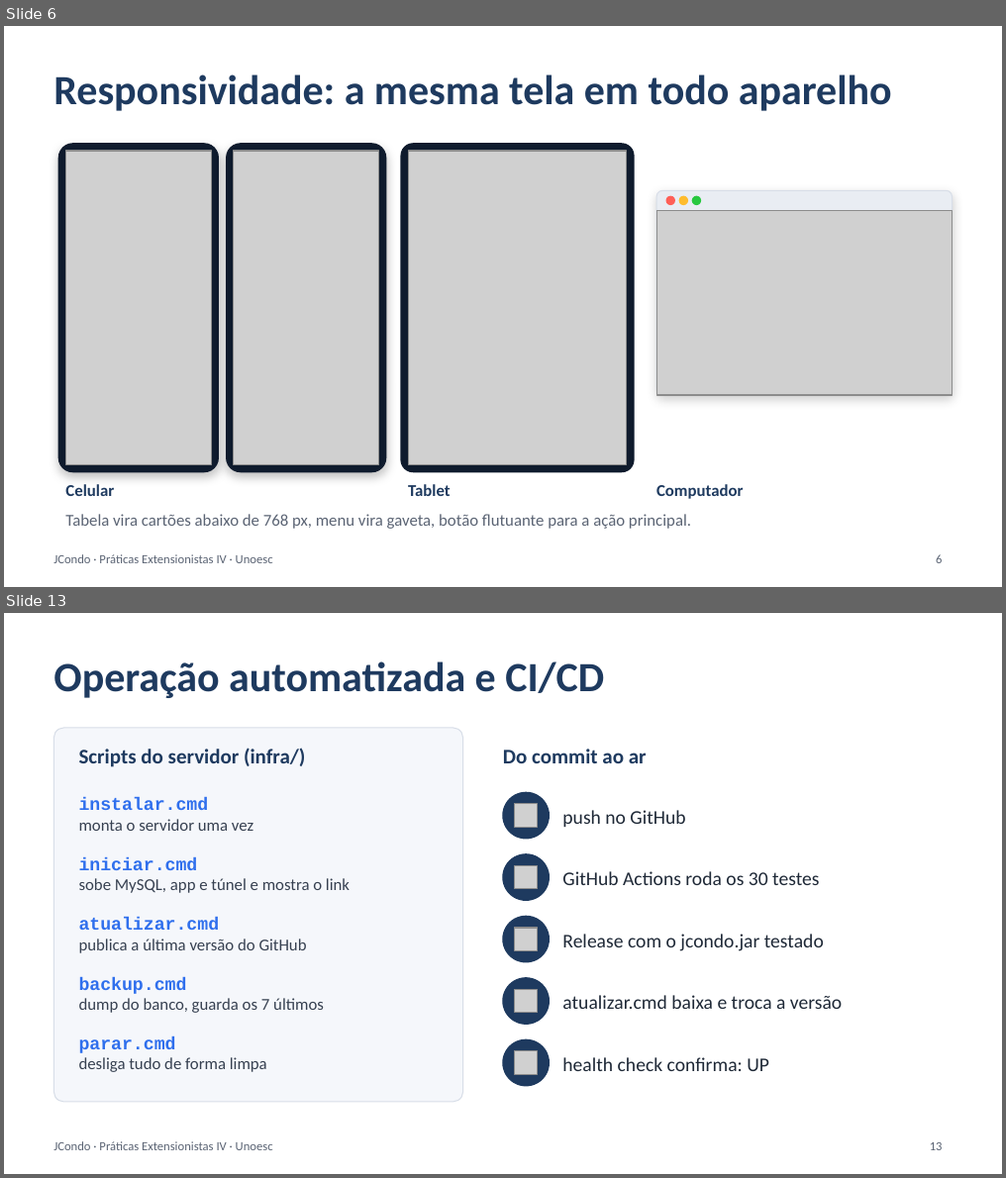
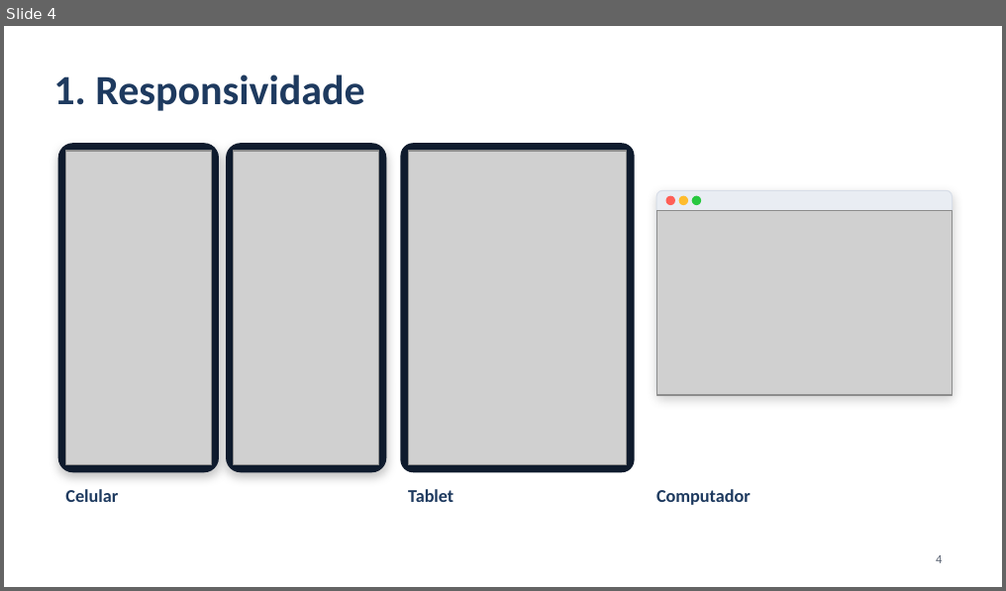
Before and after one commit to jorgensc/PEIV-Entrega2, a slide deck: doc/PE-IV-Jcondo-Apresentacao.pptx. Shown one above the other, each under a label of ours: slides 6 and 13 before the commit, slide 4 after it; the slides between them are not shown. The pictures are 1006x1178 and 1006x591 pixels, drawn with LibreOffice and Linux fonts; fonts in the diff are those of the drawing; grey boxes stand for pictures. Boxes give left, top, right and bottom in pixels: in the first picture for what was removed or moved away, otherwise in the second. Text is boxed around its words. In the diff, an @@ line names an element or a change of style, - is before the commit and + after.

```diff
--- a/doc/PE-IV-Jcondo-Apresentacao.pptx
+++ b/doc/PE-IV-Jcondo-Apresentacao.pptx
@@ slide 13 removed at <box>4,613,1002,1174</box>, background #FFFFFF; not listed: 1 template element that a slide beside it also shows @@
@@ title removed at <box>54,662,604,698</box> @@
-Operação automatizada e CI/CD
@@ rounded rectangle removed at <box>54,728,463,1102</box> @@
@@ text removed at <box>79,748,305,767</box> @@
-Scripts do servidor (infra/)
@@ text removed at <box>503,749,647,763</box> @@
-Do commit ao ar
@@ text removed at <box>79,797,253,831</box> @@
-instalar.cmd
-monta o servidor uma vez
@@ ellipse removed at <box>503,792,548,839</box> @@
@@ picture removed at <box>515,805,538,828</box> @@
@@ text removed at <box>562,810,685,827</box> @@
-push no GitHub
@@ text removed at <box>79,858,350,893</box> @@
-iniciar.cmd
-sobe MySQL, app e túnel e mostra o link
@@ ellipse removed at <box>503,855,548,900</box> @@
@@ picture removed at <box>515,866,538,889</box> @@
@@ text removed at <box>562,871,819,885</box> @@
-GitHub Actions roda os 30 testes
@@ text removed at <box>79,917,307,954</box> @@
-atualizar.cmd
-publica a última versão do GitHub
@@ ellipse removed at <box>503,916,548,962</box> @@
@@ picture removed at <box>515,928,538,951</box> @@
@@ text removed at <box>562,934,824,952</box> @@
-Release com o jcondo.jar testado
@@ text removed at <box>79,977,324,1013</box> @@
-backup.cmd
-dump do banco, guarda os 7 últimos
@@ ellipse removed at <box>503,978,548,1024</box> @@
@@ picture removed at <box>515,989,538,1012</box> @@
@@ text removed at <box>562,995,842,1009</box> @@
-atualizar.cmd baixa e troca a versão
@@ text removed at <box>79,1037,267,1072</box> @@
-parar.cmd
-desliga tudo de forma limpa
@@ ellipse removed at <box>503,1040,548,1086</box> @@
@@ picture removed at <box>515,1052,538,1074</box> @@
@@ text removed at <box>562,1058,769,1071</box> @@
-health check confirma: UP
@@ page number removed at <box>930,1143,943,1151</box> @@
-13
@@ what was slide 6 is now slide 4 @@
@@ slide 4 changed as well @@
@@ title at <box>54,75,364,111</box>: text changed @@
-Responsividade: a mesma tela em todo aparelho
+1. Responsividade
@@ size 12 to 13 pt in 3 elements at <box>408,489,453,502</box>, <box>656,489,750,505</box>, <box>65,489,118,502</box> @@
@@ text removed at <box>65,514,691,529</box> @@
-Tabela vira cartões abaixo de 768 px, menu vira gaveta, botão flutuante para a ação principal.
@@ text removed at <box>54,555,273,564</box> @@
-JCondo · Práticas Extensionistas IV · Unoesc
@@ page number at <box>936,556,942,564</box>: text changed @@
-6
+4
```
Also in this commit, not shown: 5 other slides changed, 3 slides added, 10 other slides removed, 15 other files.
